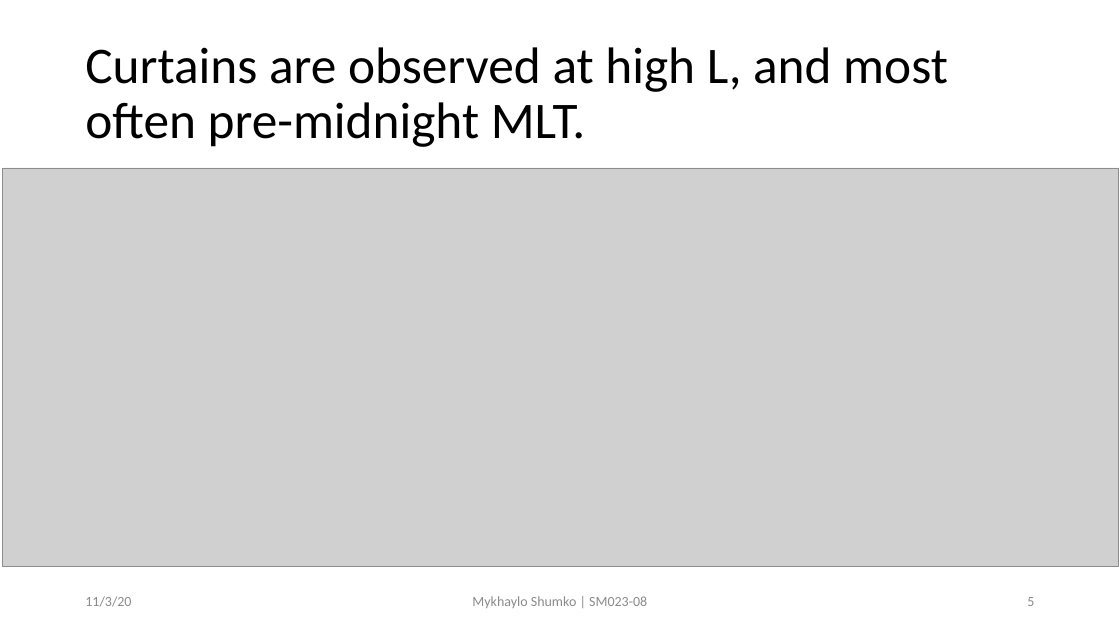
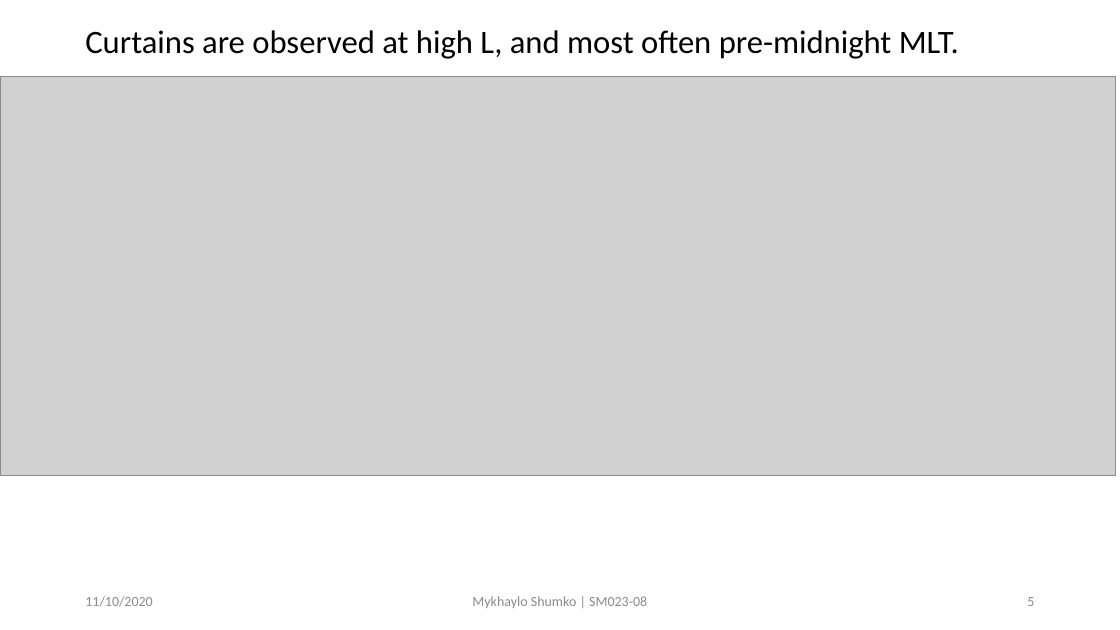
Before and after one commit to mshumko/ac6_curtains, a slide deck: slide 5 of reports/2020_shumko_agu_slides.pptx. Drawn at 1120x630 pixels with LibreOffice and Linux fonts; fonts in the diff are those of the drawing; grey boxes stand for pictures. Boxes give left, top, right and bottom in pixels: in the first picture for what was removed or moved away, otherwise in the second. Text is boxed around its words. In the diff, an @@ line names an element or a change of style, - is before the commit and + after.

Commit message:
Updated the slides: Moved the slide visuals to the

```diff
--- a/reports/2020_shumko_agu_slides.pptx
+++ b/reports/2020_shumko_agu_slides.pptx
@@ title "Curtains are observed at high ..." moved from (x1=85, y1=47, x2=948, y2=147) to (x1=85, y1=30, x2=959, y2=59) @@
@@ title "Curtains are observed at high ..." at (x1=85, y1=30, x2=959, y2=59): size 44 to 28 pt @@
@@ picture moved from (x1=3, y1=168, x2=1119, y2=566) to (x1=0, y1=76, x2=1117, y2=475) @@
@@ text at (x1=85, y1=596, x2=152, y2=607): text changed @@
-11/3/20
+11/10/2020
```
Also in this commit, not shown: 9 other slides changed.
